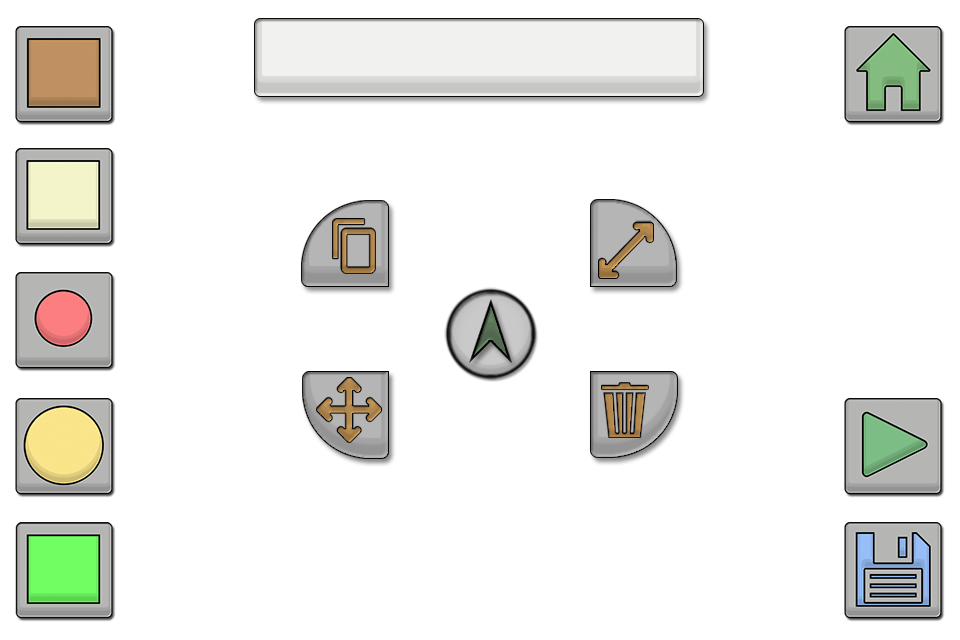
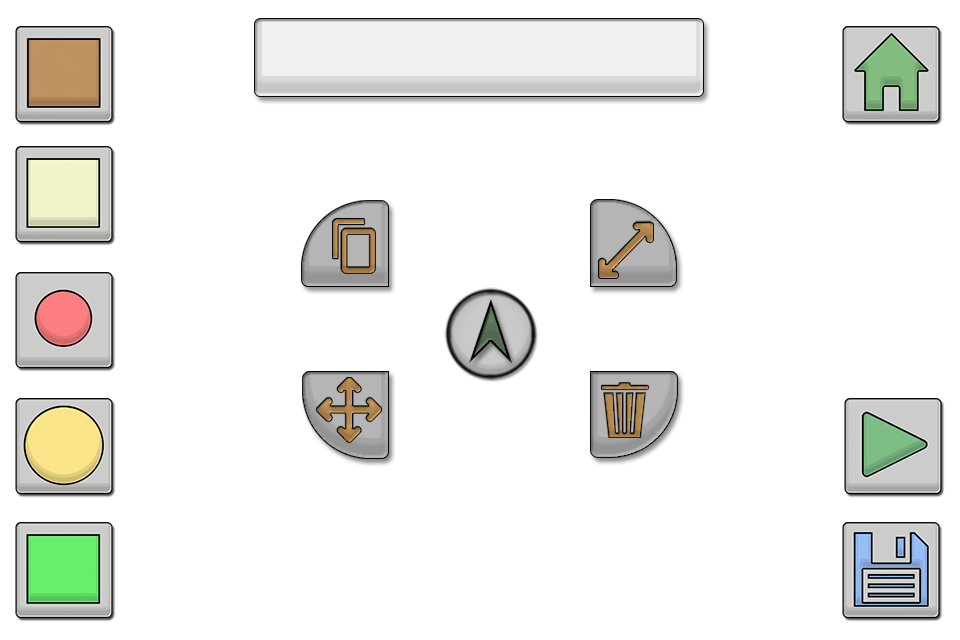
Layer changes from the first (960, 640) image to the second:
painted on "Wall" over [15, 146, 116, 248]
moved "Goal" above "Spawner", painted on it over [15, 522, 115, 621]
moved "Spawner" above "Hook", painted on it over [16, 399, 112, 493]
moved "Hook" above "Spikewall", painted on it over [16, 273, 112, 367]
painted on "Spikewall" over [16, 27, 112, 121]
painted on "Save" over [842, 522, 945, 622]
moved "Home" above "Play", painted on it over [842, 26, 945, 126]
painted on "Play" over [845, 399, 941, 493]
